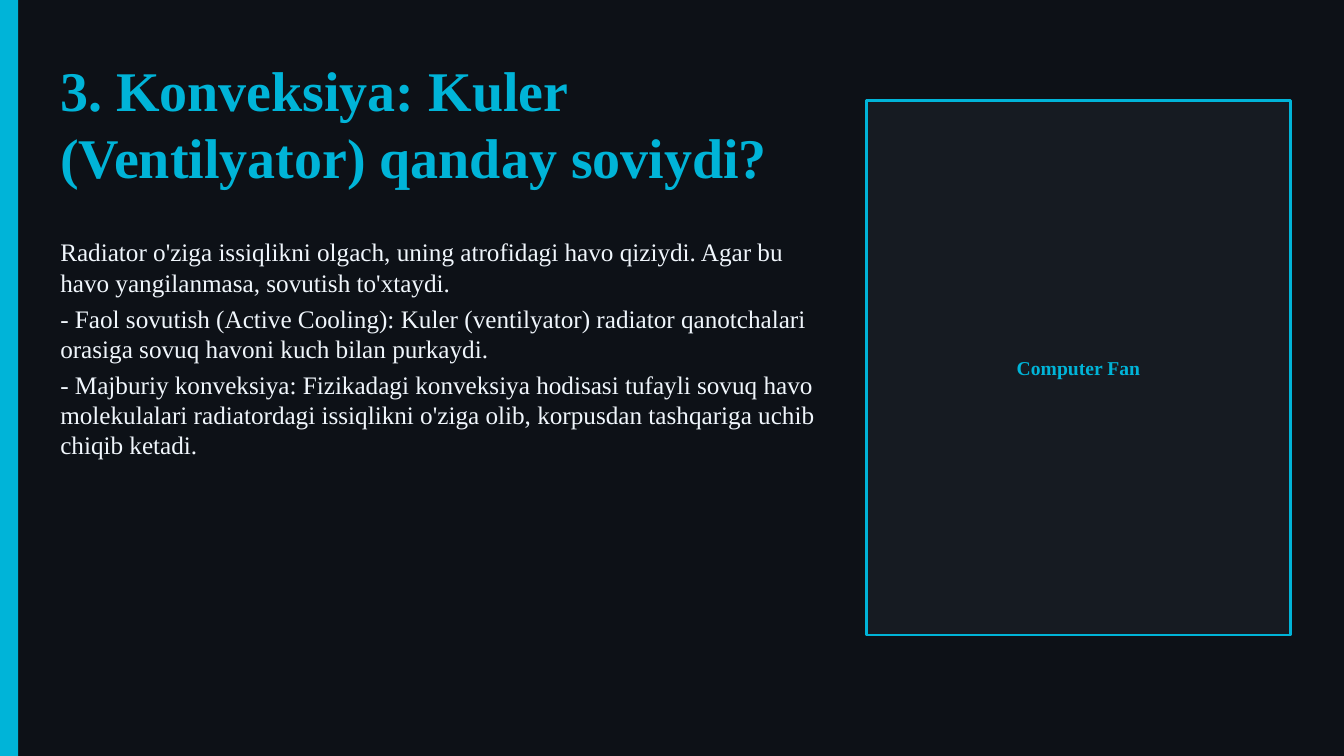
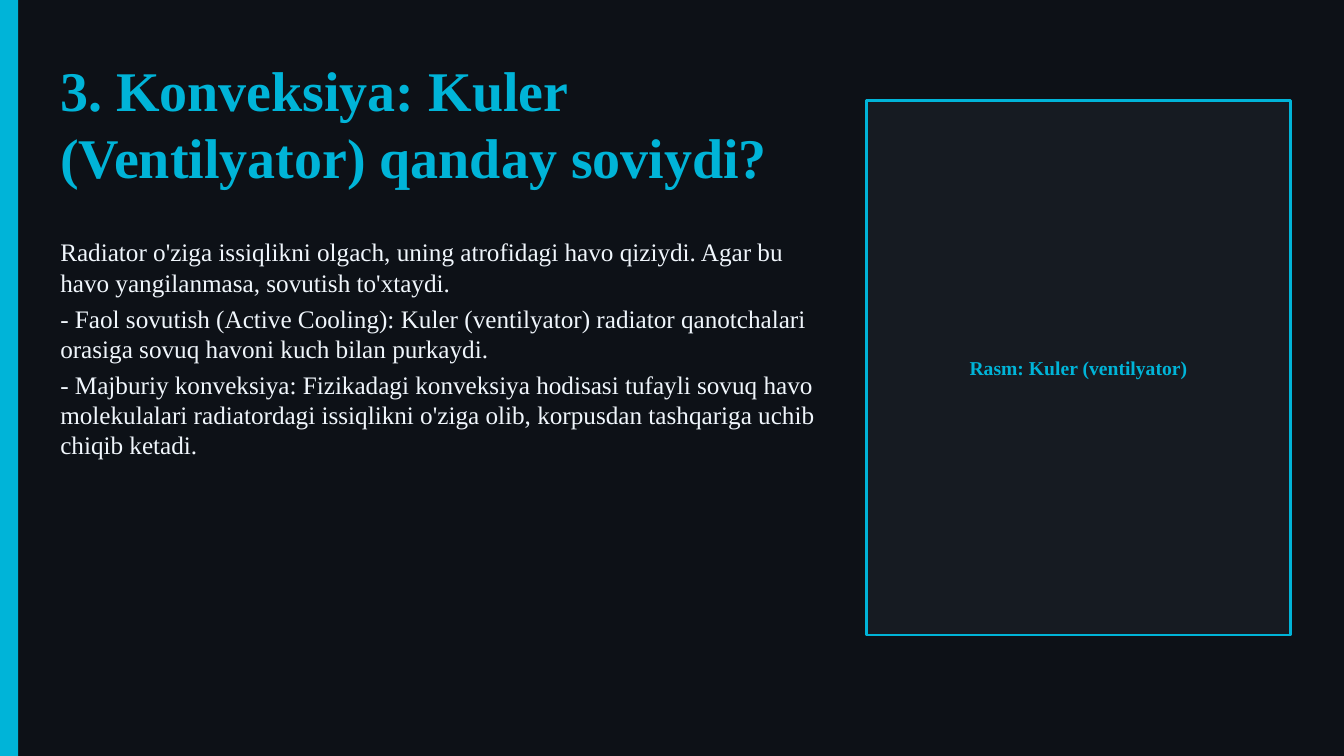
Before and after one commit to dasturland/kerak_taqdimot, a slide deck: slide 7 of taqdimot.pptx. Drawn at 1344x756 pixels with LibreOffice and Linux fonts; fonts in the diff are those of the drawing. Boxes give left, top, right and bottom in pixels: in the first picture for what was removed or moved away, otherwise in the second. Text is boxed around its words. In the diff, an @@ line names an element or a change of style, - is before the commit and + after.

```diff
--- a/taqdimot.pptx
+++ b/taqdimot.pptx
@@ text in rectangle at [970, 361, 1188, 379]: text changed @@
-Computer Fan
+Rasm: Kuler (ventilyator)
```
Also in this commit, not shown: 9 other slides changed, 3 other files.
